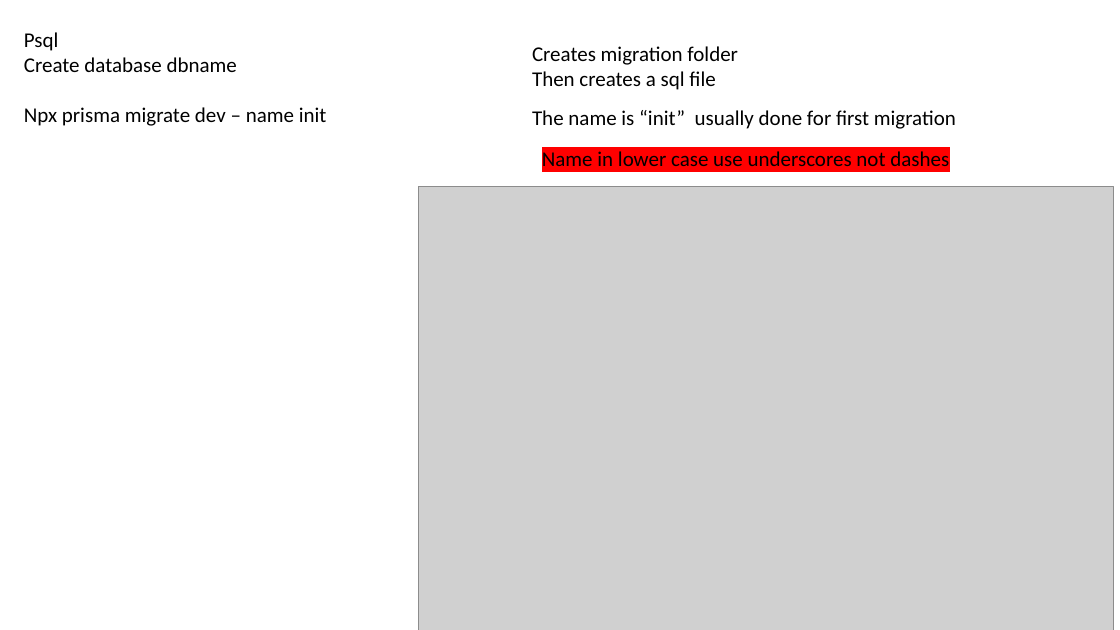
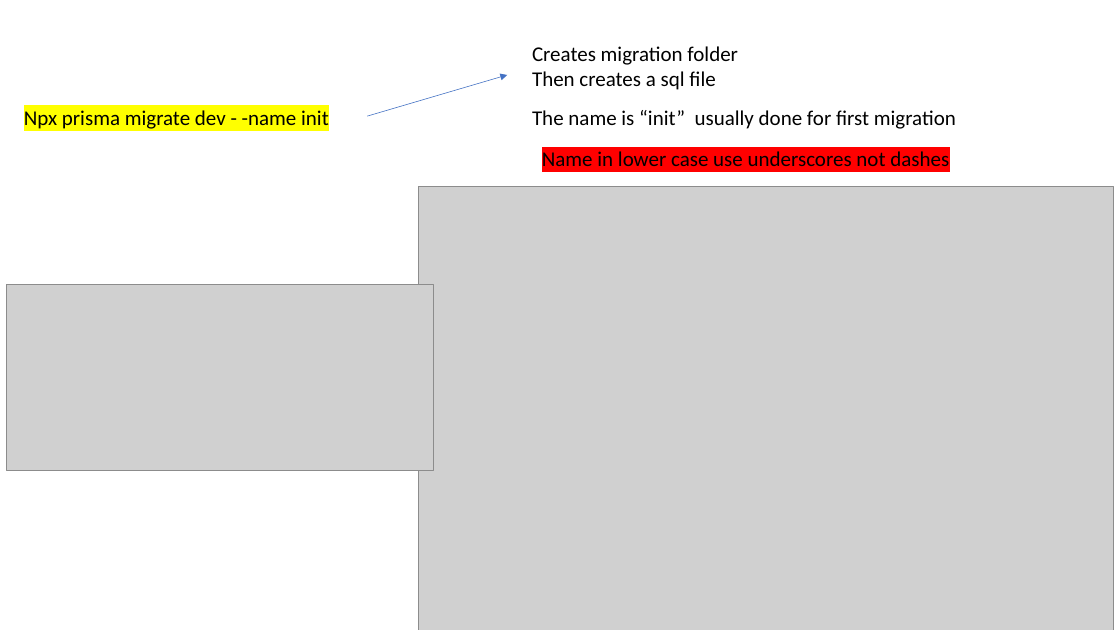
Before and after one commit to engineergrowth/Helpful-Stuff, a slide deck: slide 7 of PRISMA.pptx (slide 5 before the commit). Drawn at 1120x630 pixels with LibreOffice and Linux fonts; fonts in the diff are those of the drawing; grey boxes stand for pictures. Boxes give left, top, right and bottom in pixels: in the first picture for what was removed or moved away, otherwise in the second. Text is boxed around its words. In the diff, an @@ line names an element or a change of style, - is before the commit and + after.

```diff
--- a/PRISMA.pptx
+++ b/PRISMA.pptx
@@ arrow added from (367, 116) to (507, 75), #4472C4 0.5 pt @@
@@ text at bbox=[24, 110, 329, 129]: text changed @@
-Psql
-Create database dbname
-Npx prisma migrate dev – name init
+Npx prisma migrate dev - -name init
@@ picture added at bbox=[7, 285, 434, 471] @@
```
Also in this commit, not shown: 11 other slides changed, 2 slides added.
